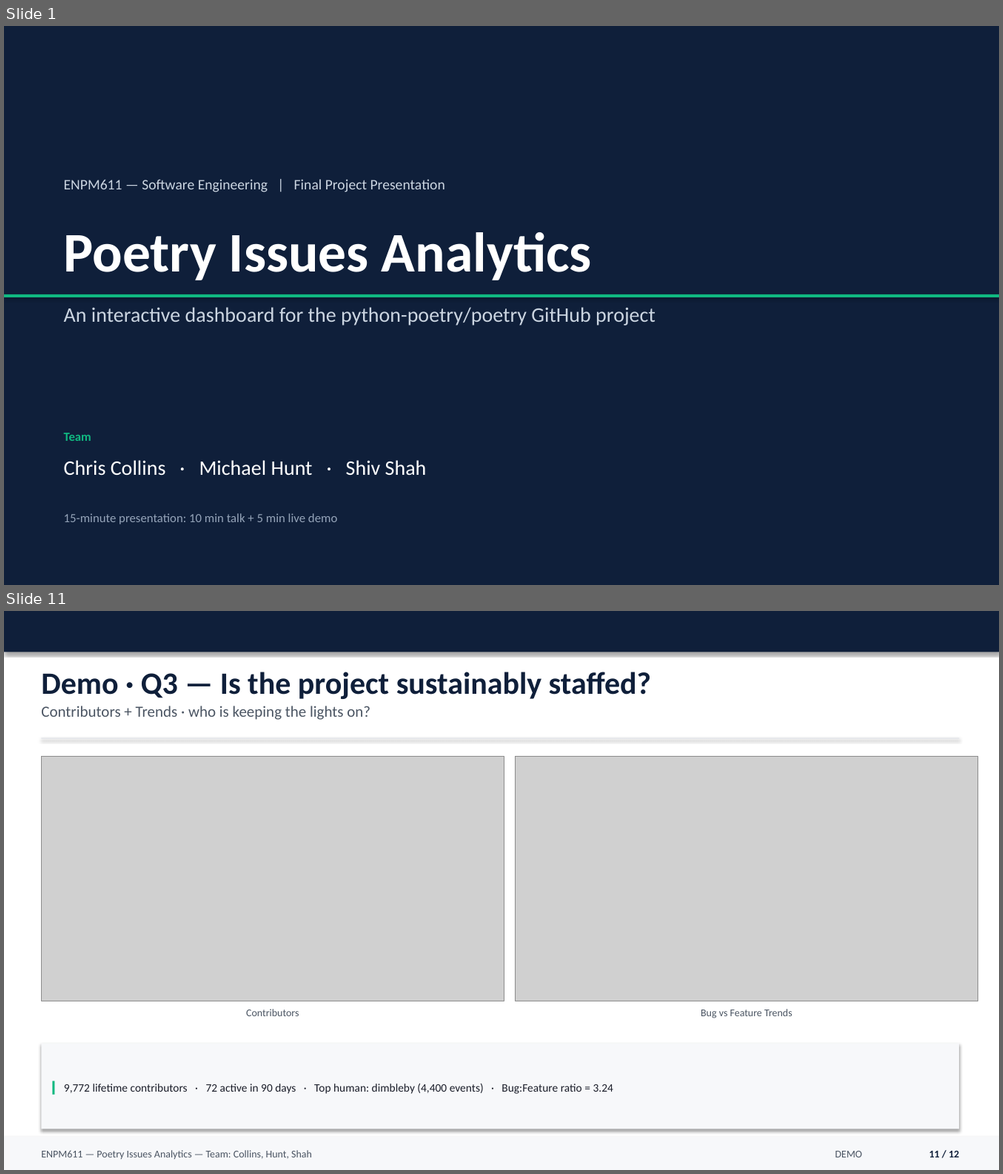
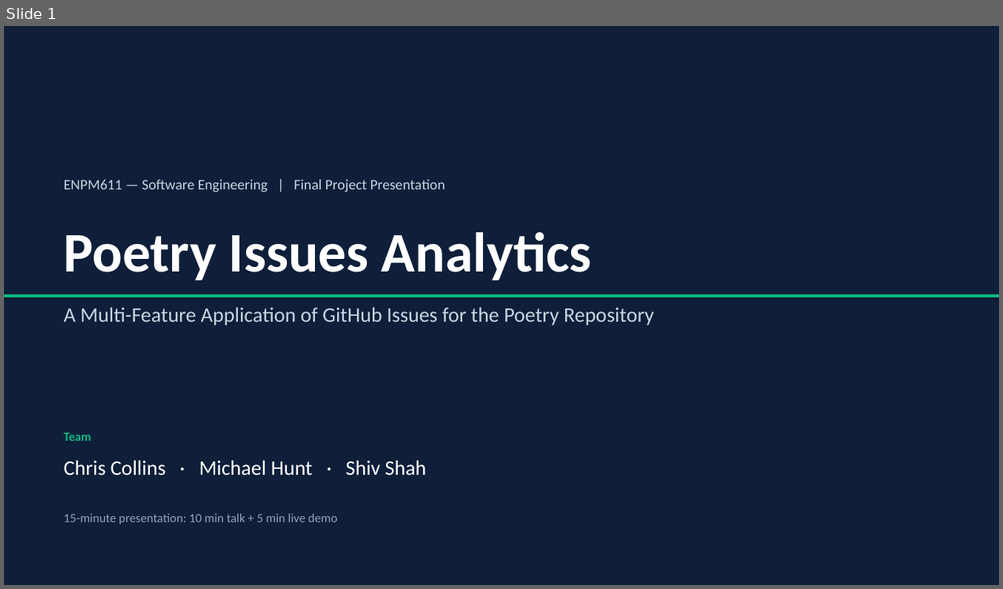
Before and after one commit to shivshahh/enpm611-project, a slide deck: presentation/ENPM611_Final_Presentation.pptx. Shown one above the other, each under a label of ours: slides 1 and 11 before the commit, slide 1 after it; the slides between them are not shown. The pictures are 1003x1174 and 1003x589 pixels, drawn with LibreOffice and Linux fonts; fonts in the diff are those of the drawing; grey boxes stand for pictures. Boxes give left, top, right and bottom in pixels: in the first picture for what was removed or moved away, otherwise in the second. Text is boxed around its words. In the diff, an @@ line names an element or a change of style, - is before the commit and + after.

```diff
--- a/presentation/ENPM611_Final_Presentation.pptx
+++ b/presentation/ENPM611_Final_Presentation.pptx
@@ slide 11 removed at bbox=[4, 611, 999, 1170], background #FFFFFF @@
@@ rectangle removed at bbox=[4, 611, 999, 652] @@
@@ text removed at bbox=[41, 672, 651, 699] @@
-Demo · Q3 — Is the project sustainably staffed?
@@ text removed at bbox=[41, 706, 370, 720] @@
-Contributors + Trends · who is keeping the lights on?
@@ rectangle removed at bbox=[41, 738, 959, 739] @@
@@ picture removed at bbox=[41, 757, 504, 1001] @@
@@ picture removed at bbox=[515, 757, 978, 1001] @@
@@ text removed at bbox=[246, 1009, 299, 1017] @@
-Contributors
@@ text removed at bbox=[700, 1009, 792, 1019] @@
-Bug vs Feature Trends
@@ rectangle removed at bbox=[41, 1044, 959, 1130] @@
@@ text removed at bbox=[64, 1084, 613, 1094] @@
-▎ 9,772 lifetime contributors · 72 active in 90 days · Top human: dimbleby (4,400 events) · Bug:Feature ratio = 3.24
@@ rectangle removed at bbox=[4, 1137, 999, 1170] @@
@@ text removed at bbox=[41, 1150, 312, 1159] @@
-ENPM611 — Poetry Issues Analytics — Team: Collins, Hunt, Shah
@@ text removed at bbox=[835, 1151, 862, 1158] @@
-DEMO
@@ text removed at bbox=[929, 1151, 959, 1158] @@
-11 / 12
@@ slide 1 changed as well @@
@@ text at bbox=[64, 307, 654, 326]: text changed @@
-An interactive dashboard for the python-poetry/poetry GitHub project
+A Multi-Feature Application of GitHub Issues for the Poetry Repository
```
Also in this commit, not shown: 4 other slides changed, 4 slides added, 6 other slides removed.
